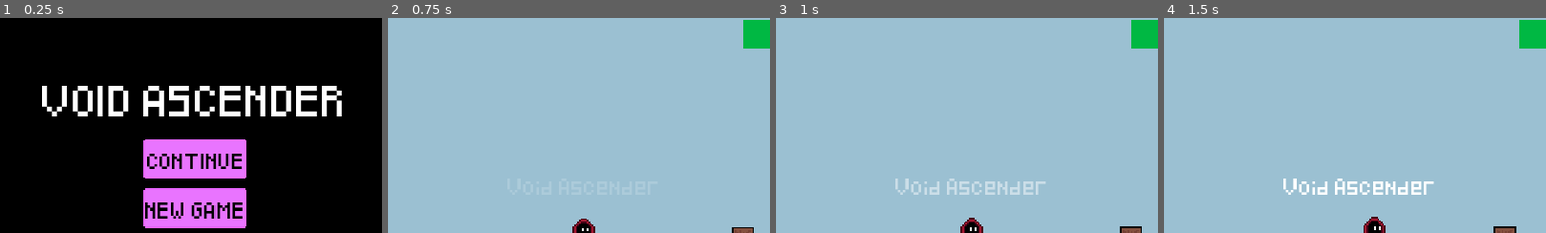
Above: before the commit, frames 1-4 (left to right).
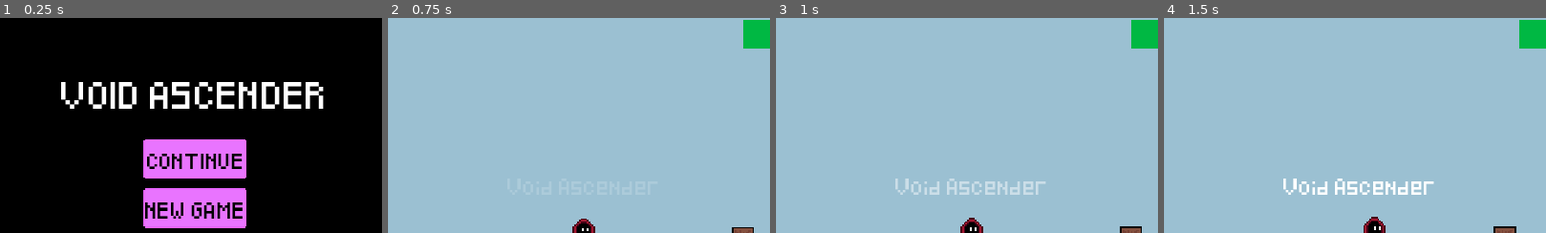
Above: after the commit, the same moments.

Repository: StormLight14/void-ascender
Game: Godot game, scene res://ui/menu/menu_ui.tscn
The game is run twice, just before and just after one commit, with the same random seed, the same clock (stepped at 60 frames per second) and the same inputs. Sound files missing from this copy of the repository are replaced by a short silence.
Inputs:
- Up to frame 1 (0.25 s): no input
- Up to frame 2 (0.75 s): click "NEW GAME" at 0.5 s
- Up to frame 3 (1 s): no input
- Up to frame 4 (1.5 s): hold D (right) from 1.28 s (still down); hold Shift (climb) from 1.28 s (still down)
The pictures show only the part of the screen within x 24-74%, y 0-50%; the shares and areas given below are measured in that part.

The runs differ from the first frame. In frame 1, 7.1% of the frame differs, in the area x 11-90%, y 29-46%; in frame 2, nothing differs; in frame 3, nothing differs; in frame 4, nothing differs.

Commit message:
make menu title smaller

Diff:
--- a/ui/menu/menu_ui.tscn
+++ b/ui/menu/menu_ui.tscn
@@ -22,12 +22,13 @@
 grow_vertical = 2
 color = Color(0, 0, 0, 1)
 
-[node name="Label" type="Label" parent="."]
+[node name="Title" type="Label" parent="."]
 layout_mode = 2
 offset_left = 143.0
 offset_top = 26.3
 offset_right = 336.0
 offset_bottom = 72.3
+theme_override_font_sizes/font_size = 14
 text = "VOID ASCENDER"
 horizontal_alignment = 1
 
